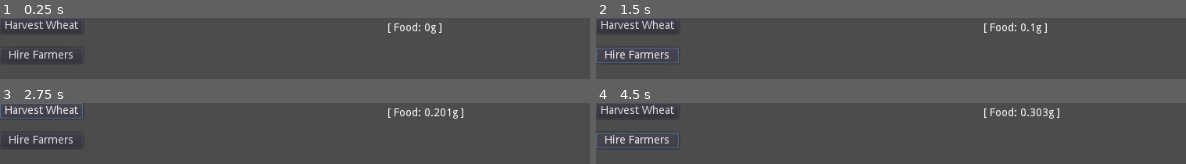
Above: before the commit, frames 1-4 (two rows, left to right).
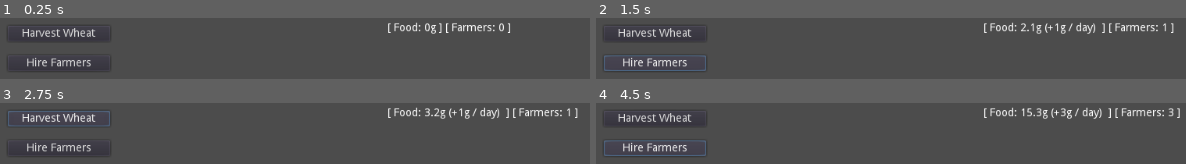
Above: after the commit, the same moments.

Repository: paradolfino/oca_godot_base
Game: Godot game, scene res://Main.tscn
Two runs of this game, one before a commit and one after it. Both use one fixed random seed, a clock stepped at 60 frames per second and the inputs below.
Inputs:
- Up to frame 1 (0.25 s): no input
- Up to frame 2 (1.5 s): click "Harvest Wheat" at 0.5 s; click "Hire Farmers" at 1.25 s
- Up to frame 3 (2.75 s): click "Harvest Wheat" at 2 s
- Up to frame 4 (4.5 s): click "Hire Farmers" at 2.75 s; click "Harvest Wheat" at 3.5 s; click "Hire Farmers" at 4.25 s

The runs differ from the first frame. In frame 1, 3.7% of the frame differs, in the area x 0-87%, y 3-81%; in frame 2, 5.4%; in frame 3, 5.5%; in frame 4, 6.0%, in the area x 0-99%, y 3-87%.

Commit message:
add workers tracking and increase value based on workers and worker output

Diff:
--- a/Main.gd
+++ b/Main.gd
@@ -14,22 +14,34 @@
 	}
 
 	var tracker_text = ""
+	var workers_tracker_text = ""
 
 	for i in resource_strings:
 		var string = resource_strings[i].val_text + ": " + resource_strings[i].val.formatted_amt
 		tracker_text += string
 
-	return "[ %s ]" % tracker_text
+		var workers_string = resource_strings[i].workers_text + ": " + str(resource_strings[i].workers)
+		workers_tracker_text += workers_string
+
+		if int(resource_strings[i].val.workers_amt) > 0:
+			tracker_text += " (+%s / day) " % resource_strings[i].val.formatted_workers_amt
+
+	return "[ %s ] [ %s ]" % [tracker_text, workers_tracker_text]
 
 func update_tracker():
 	$ResourceTracker.text = get_resource_tracker_text()
 
-func next_day():
+func next_day(res):
+	RES_MANAGER.set_resource_with_workers(res, 1, 0)
 	update_tracker()
 
 func increase_resource(res):
-	RES_MANAGER.set_resource(res, 1 * PLAYER_MANAGER.get_efficiency_and_increase_gain())
-	next_day()
+	RES_MANAGER.set_resource(res, 1 * PLAYER_MANAGER.get_efficiency_and_increase_gain()) #amount will be dynamic
+	next_day(res)
+
+func increase_workers(res):
+	RES_MANAGER.set_resource_with_workers(res, 1, 1) #will be dynamic with skills
+	next_day(res)
 
 # Lifecycle methods
 func _ready():
@@ -46,4 +58,4 @@
 
 
 func _on_hFood_pressed():
-	pass # Replace with function body.
+	increase_workers(RESOURCES.FOOD)
--- a/Main.tscn
+++ b/Main.tscn
@@ -6,7 +6,9 @@
 script = ExtResource( 1 )
 
 [node name="VBoxContainer" type="VBoxContainer" parent="."]
-margin_right = 106.0
+margin_left = 10.0
+margin_top = 10.0
+margin_right = 141.0
 margin_bottom = 600.0
 custom_constants/separation = 18
 __meta__ = {
@@ -14,7 +16,7 @@
 }
 
 [node name="rFood" type="Button" parent="VBoxContainer"]
-margin_right = 106.0
+margin_right = 131.0
 margin_bottom = 20.0
 text = "Harvest Wheat"
 __meta__ = {
@@ -23,7 +25,7 @@
 
 [node name="hFood" type="Button" parent="VBoxContainer"]
 margin_top = 38.0
-margin_right = 106.0
+margin_right = 131.0
 margin_bottom = 58.0
 text = "Hire Farmers"
 __meta__ = {
@@ -39,7 +41,5 @@
 __meta__ = {
 "_edit_use_anchors_": false
 }
-[connection signal="pressed" from="VBoxContainer/rFood" to="." method="_on_Button_pressed"]
 [connection signal="pressed" from="VBoxContainer/rFood" to="." method="_on_rFood_pressed"]
-[connection signal="pressed" from="VBoxContainer/hFood" to="." method="_on_Button_pressed"]
 [connection signal="pressed" from="VBoxContainer/hFood" to="." method="_on_hFood_pressed"]
--- a/Resource_Manager.gd
+++ b/Resource_Manager.gd
@@ -1,9 +1,4 @@
 extends Node
-
-
-# Declare member variables here. Examples:
-# var a = 2
-# var b = "text"
 
 var RES_FOOD
 var RES_GOLD
@@ -15,18 +10,36 @@
 func set_resource(res, amt):
 	self[res].val += amt
 
-func set_resource_with_workers(res, amt):
+func set_resource_with_workers(res, amt, workers):
+	self[res].workers += workers
 	self[res].val += amt * self[res].workers
 
 func get_resource(res):
 	return self[res]
 
 func get_amount_from_resource(res):
-	return {val_text = self[res].val_text, val = get_resource_value_with_suffix(self[res].val)}
+	return {
+			workers = self[res].workers,
+			workers_text = self[res].workers_text,
+			val_text = self[res].val_text,
+			val = get_resource_value_with_suffix(self[res].val, self[res].workers, self[res].workers_output)
+		}
 
-func get_resource_value_with_suffix(amt):
-	var suffix = "g"
-	var out = str(amt)
+func get_resource_value_with_suffix(amt, workers, workers_output):
+	var workers_out = get_value_suffix(workers * workers_output)
+	var resource_out = get_value_suffix(amt)
+
+	return {
+		amt = resource_out.amt,
+		suffix = resource_out.suffix,
+		formatted_amt = resource_out.amt + resource_out.suffix,
+		workers_amt = workers_out.amt,
+		formatted_workers_amt = workers_out.amt + workers_out.suffix
+		}
+
+func get_value_suffix(amt):
+	var suffix = ''
+	var out = 0
 	if int(amt) < pow(10, 6) && int(amt) >= pow(10, 3):
 		suffix = "kg"
 		out = str(amt / pow(10, 3))
@@ -36,7 +49,10 @@
 	else:
 		suffix = "g"
 		out = str(amt)
-	return {amt = out, suffix = suffix, formatted_amt = out + suffix}
+
+	out = str(stepify(float(out), 0.01))
+
+	return {amt = out, suffix = suffix}
 
 
 class ResourceModel:
@@ -44,13 +60,15 @@
 	var val
 	var workers
 	var val_text
-	var work_text
+	var workers_text
+	var workers_output
 
 	func _init(v_text, w_text):
 		self.val = 0
 		self.workers = 0
+		self.workers_output = 1
 		self.val_text = v_text
-		self.work_text = w_text
+		self.workers_text = w_text
 
 	func get_object():
 		return self
